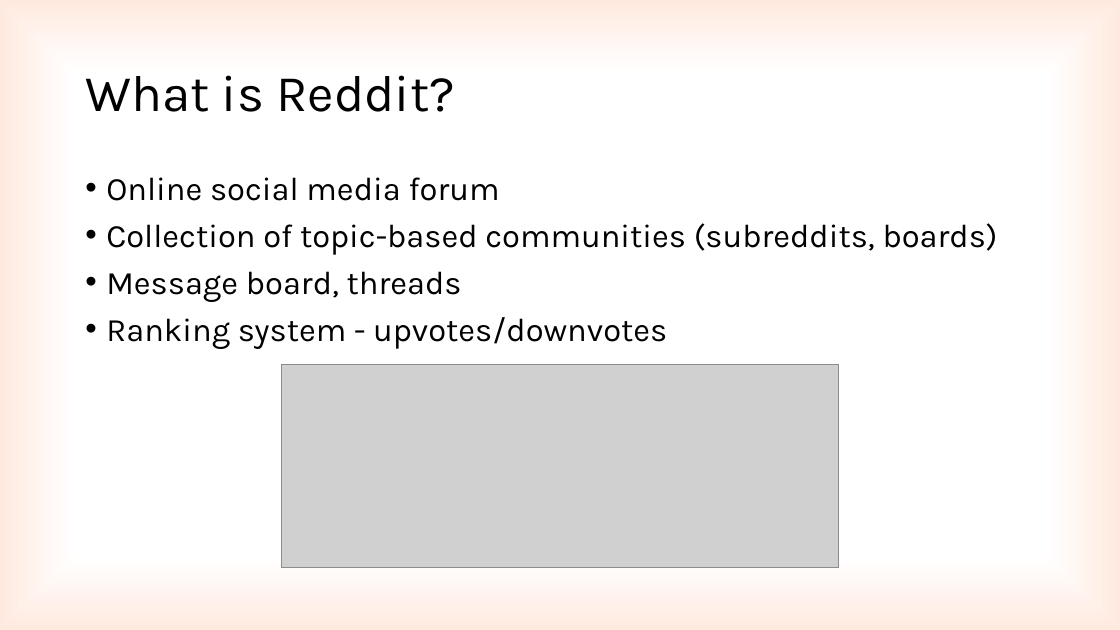
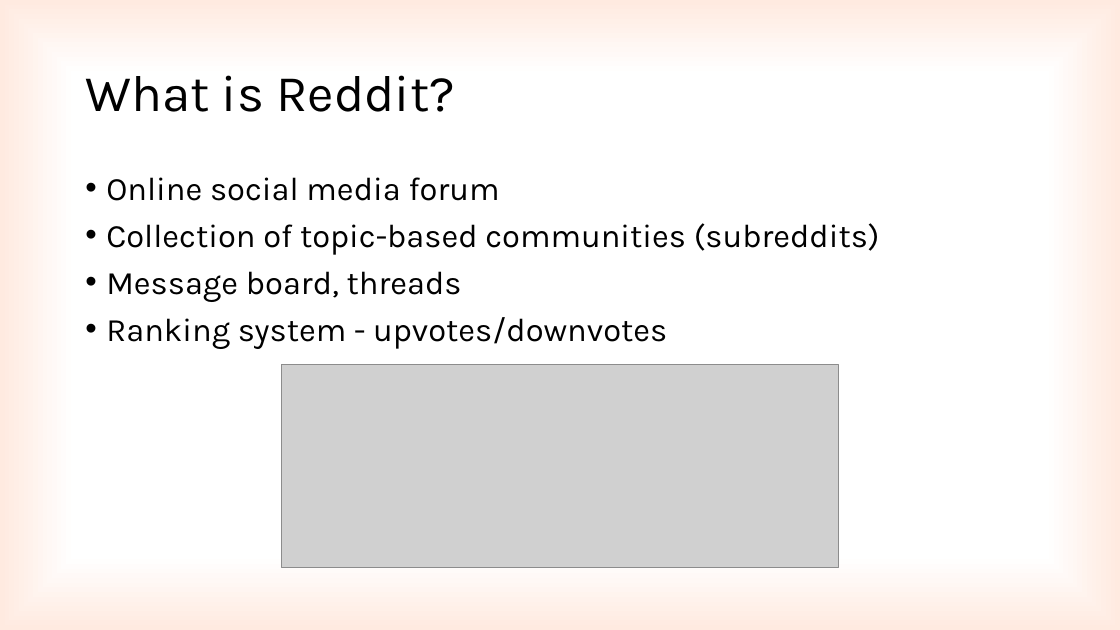
Before and after one commit to kwimbik/Applications-of-Computational-Intelligence, a slide deck: slide 2 of vizualizace.pptx. Drawn at 1120x630 pixels with LibreOffice and Linux fonts; fonts in the diff are those of the drawing; grey boxes stand for pictures. Boxes give left, top, right and bottom in pixels: in the first picture for what was removed or moved away, otherwise in the second. Text is boxed around its words. In the diff, an @@ line names an element or a change of style, - is before the commit and + after.

```diff
--- a/vizualizace.pptx
+++ b/vizualizace.pptx
@@ text at (x1=106, y1=223, x2=880, y2=255): text changed @@
-• Collection of topic-based communities (subreddits, boards)
+• Collection of topic-based communities (subreddits)
```
Also in this commit, not shown: 8 other slides changed.
